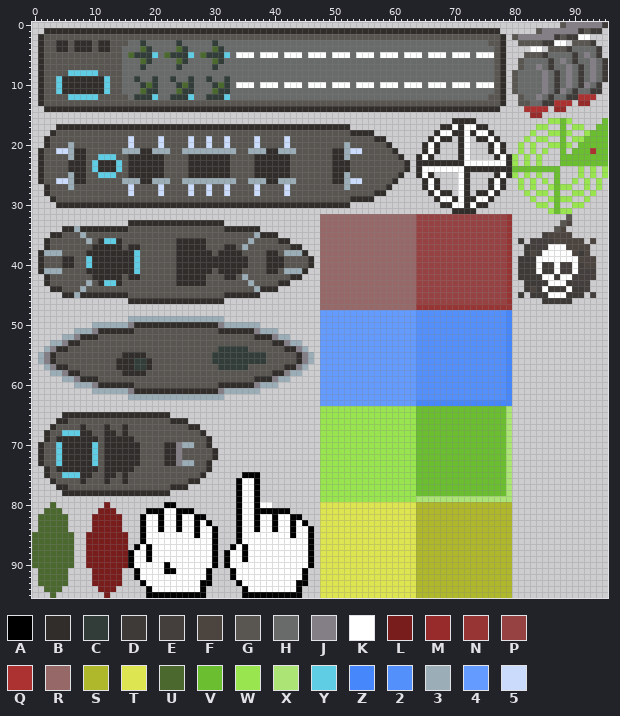
Two states of a sprite sheet, src/assets/Spritesheet.png. Above, as it was before the edit.
The file is 96x96 pixels. Colours within 5 levels of each other are drawn and written as one.
Palette (. is transparent): A #000000  B #302d2b  C #323c39  D #3d3a37  E #443e3d  F #4b443f  G #595652  H #696a6a  J #847e87  K #ffffff  L #791c1c  M #972a2a  N #973535  P #974242  Q #ac3232  R #976868  S #afb72a  T #dde550  U #4b692f  V #6abe30  W #99e550  X #ace575  Y #5fcde4  Z #4687fb  2 #5490fb  3 #9badb7  4 #639bff  5 #cbdbfc
New version:
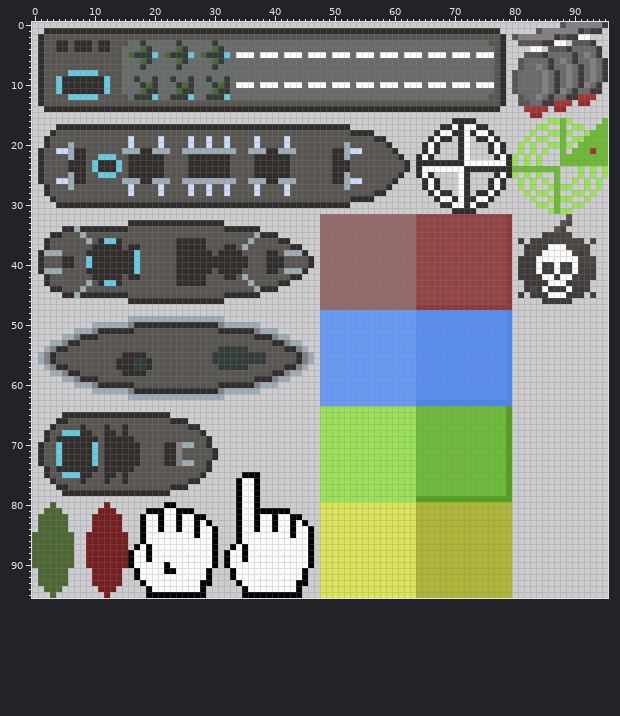
Changes in this commit:
Colour X changes from #ace575 to #4fa414.
Colour K is gone in row 80 at x 38 to 39.
